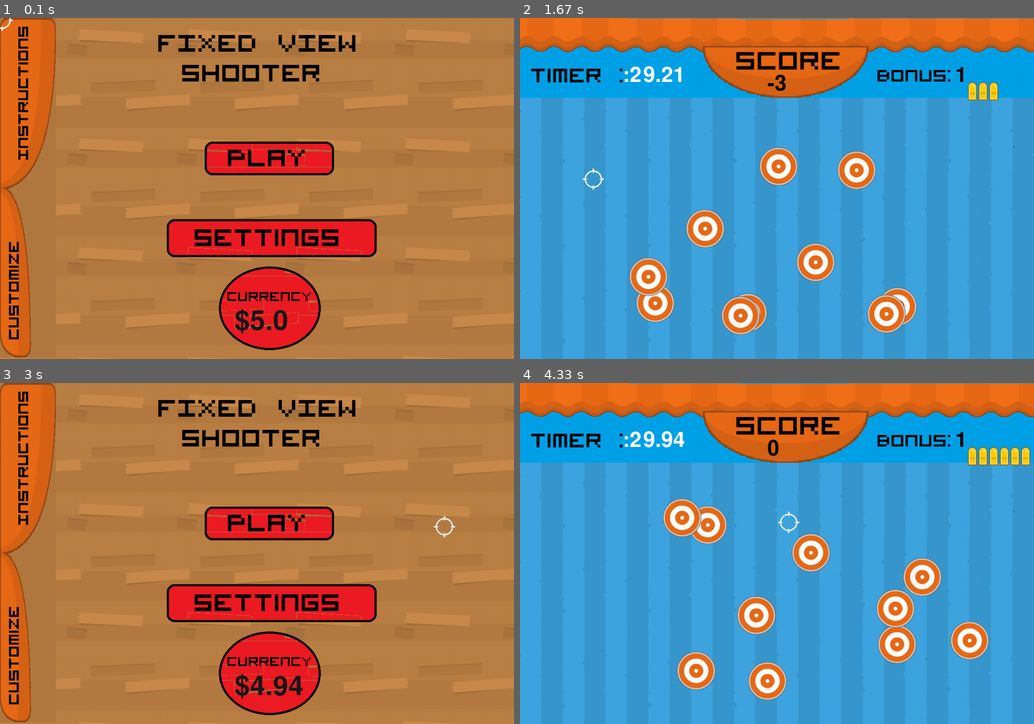
Above: before the commit, frames 1-4 (two rows, left to right).
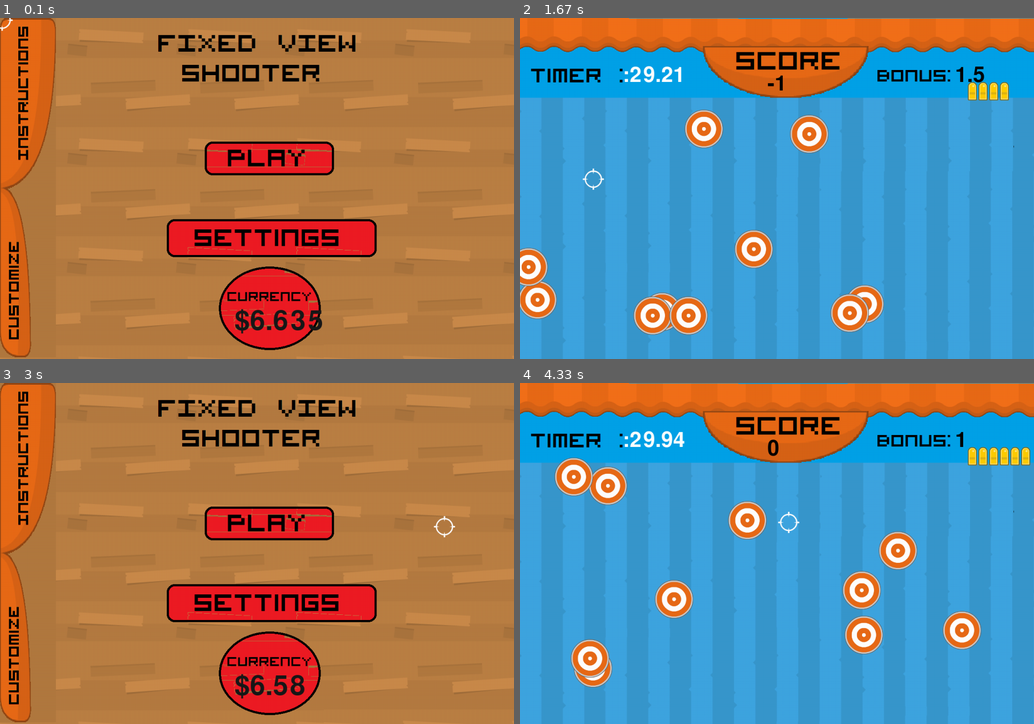
Above: after the commit, the same moments.

Repository: CienKang/Pygame-Shooting_Game
Game: pygame game, started from Shooting Game/Python-Code.py
Two runs of this game, one before a commit and one after it. Both use one fixed random seed, a clock stepped at 60 frames per second and the inputs below.
Inputs (mouse positions are in pixels of both pictures, inside the frame that each line leads up to):
- Up to frame 1 (0.1 s): no input
- Up to frame 2 (1.67 s): hold P 0.33-0.8 s; click (653, 191) at 0.88 s; click (854, 69) at 1.22 s; click (591, 178) at 1.55 s
- Up to frame 3 (3 s): click (262, 591) at 1.88 s; click (390, 608) at 2.22 s; click (390, 522) at 2.55 s; click (442, 526) at 2.88 s
- Up to frame 4 (4.33 s): tap I at 3.17 s; click (992, 406) at 3.55 s; tap S at 3.83 s; click (787, 522) at 4.22 s

The runs differ from the first frame. In frame 1, 0.3% of the frame differs, in the area x 48-63%, y 85-92%; in frame 2, 11%; in frame 3, 0.3%; in frame 4, 12%, in the area x 6-92%, y 21-93%.

Commit message:
Adding the functionality of Instructions Page

Diff:
--- a/Shooting Game/Currency.txt
+++ b/Shooting Game/Currency.txt
@@ -1 +1 @@
-5.0
+6.635
--- a/Shooting Game/High_Score.txt
+++ b/Shooting Game/High_Score.txt
@@ -1 +1 @@
-130.0
+139.0
--- a/Shooting Game/Python-Code.py
+++ b/Shooting Game/Python-Code.py
@@ -15,6 +15,24 @@
 file.close()
 
 XL_font = pygame.font.Font('freesansbold.ttf', 64)
+
+
+def Instructions():
+    screen =pygame.display.set_mode((1205,800))
+    page = pygame.image.load('PNG/Stall/Instructions.png')
+    pygame.mouse.set_visible(True)
+    Show =True
+    while Show:
+        screen.fill((0,0,0))
+        screen.blit(page,(0,0))
+
+        for event in pygame.event.get():
+            if event.type == pygame.MOUSEBUTTONDOWN:
+                x,y =pygame.mouse.get_pos()
+                if x>=1030 and x<=1180 and y>=28 and y<=85:
+                    Show = False
+        pygame.display.flip()
+    return
 
 
 # Game Loop
@@ -27,8 +45,8 @@
     font = pygame.font.Font('freesansbold.ttf', 50)
     Score = 0
     Bonus = 1
-    Bullets = int(num_bullets+2)
-    Bullet_x =1050
+    Bullets = int(num_bullets + 2)
+    Bullet_x = 1050
     Bullet_y = 150
     BulletImg = pygame.image.load('PNG/HUD/icon_bullet_gold_long.png')
 
@@ -70,7 +88,7 @@
             super().__init__()
             self.image = pygame.image.load(target_path)
             self.rect = self.image.get_rect()
-            self.rect.center = [random.randint(287, screen_width - 100), random.randint(300, screen_height - 100)]
+            self.rect.center = [random.randint(0, screen_width - 100), random.randint(200, screen_height - 100)]
 
     # Crosshair Settings
     crosshair = Crosshair(Crosshair_path)
@@ -102,7 +120,7 @@
         bonus_text = font.render(f"{Bonus}", True, (0, 0, 0))
 
         for num in range(Bullets):
-            screen.blit(BulletImg,(Bullet_x + (num*25),Bullet_y))
+            screen.blit(BulletImg, (Bullet_x + (num * 25), Bullet_y))
         current_time = pygame.time.get_ticks()
         if current_time - static_time > 1:
             time += 1
@@ -130,14 +148,15 @@
 
     return Score / 100
 
-
 # Ending game Loop
-
 
 # Main_Menu Screen
 screen_width = 1205
 screen_height = 800
 menu_screen = pygame.display.set_mode((screen_width, screen_height))
+icon = pygame.image.load('PNG/HUD/crosshair_blue_large.png')
+pygame.display.set_icon(icon)
+pygame.display.set_caption( 'Carnival Shooting                               byCienkang' )
 menu_bg = pygame.image.load('PNG/Stall/bg_wood.png')
 Main_menu = True
 Background_Path = 'PNG/Stall/bg_blue.png'
@@ -181,18 +200,18 @@
             pygame.quit()
             exit()
         if event.type == pygame.KEYDOWN:
-            if event.type == pygame.K_i:
+            if event.key == pygame.K_i:
                 Instructions()
-            if event.type == pygame.K_s:
-                Settings()
-            if event.type == pygame.K_c:
-                Currency = Customize()
+            if event.key == pygame.K_s:
+                pass
+            if event.key == pygame.K_c:
+                pass
             if event.key == pygame.K_p:
-                currency += Game(Background_Path, Target_Path, Crosshair_Path, Curtain_Path,num_of_bullets)
+                currency += Game(Background_Path, Target_Path, Crosshair_Path, Curtain_Path, num_of_bullets)
         if event.type == pygame.MOUSEBUTTONDOWN:
             gunshot.play()
             mouse_x, mouse_y = pygame.mouse.get_pos()
             if (mouse_x >= 480 and mouse_x <= 780) and (mouse_y >= 290 and mouse_y <= 365):
-                currency += Game(Background_Path, Target_Path, Crosshair_Path, Curtain_Path,num_of_bullets)
+                currency += Game(Background_Path, Target_Path, Crosshair_Path, Curtain_Path, num_of_bullets)
     pygame.display.flip()
     clock.tick(60)
Not shown, changed: README.md
Binary file added: Shooting Game/PNG/Stall/Instructions.png
